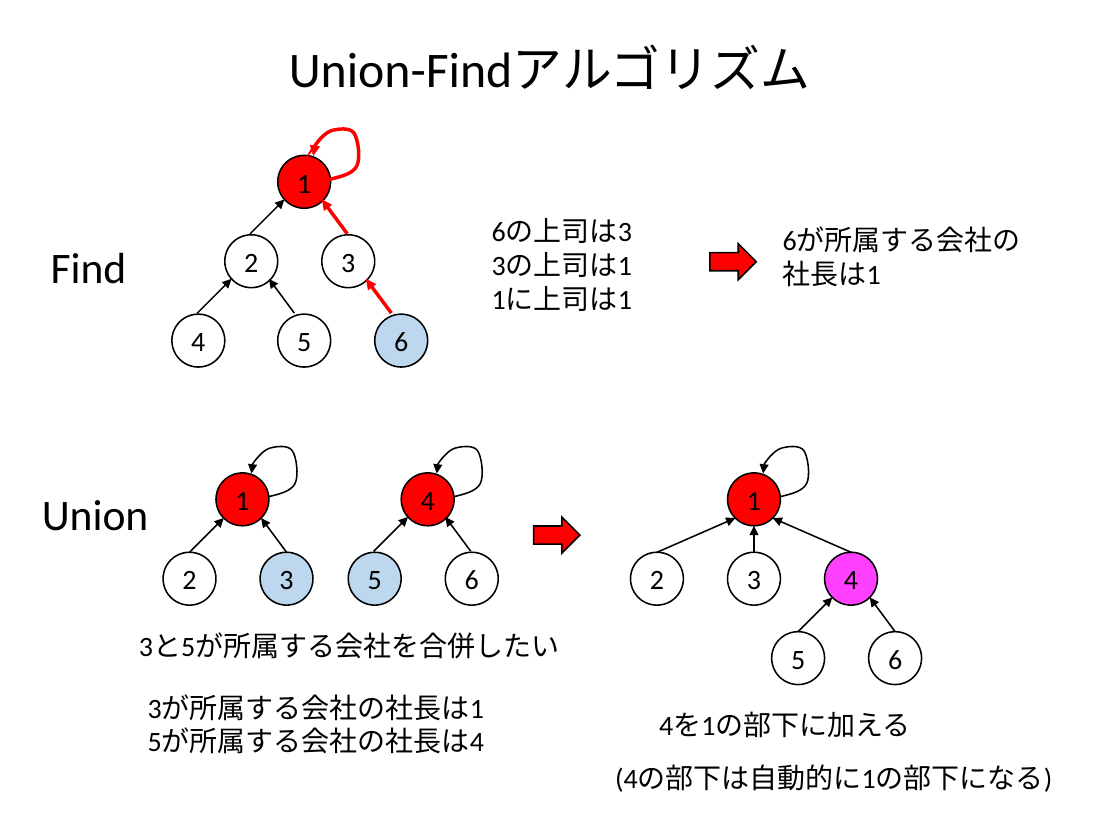
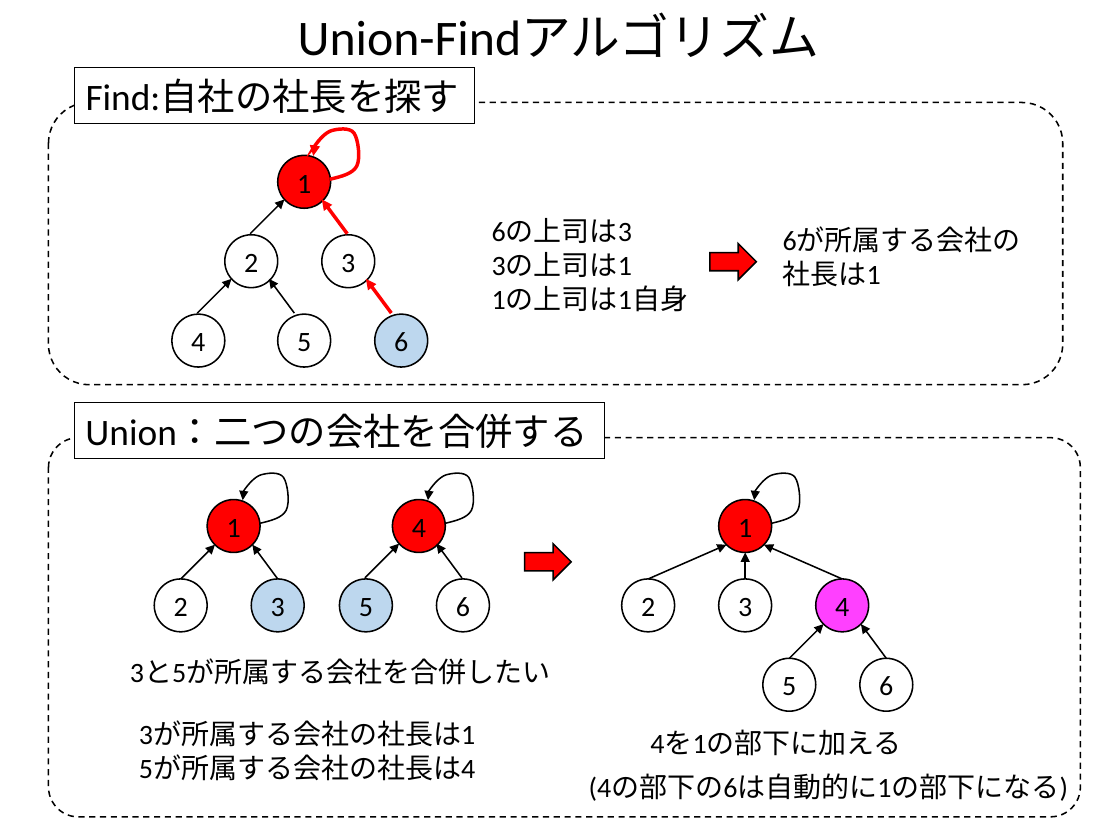
Before and after one commit to kaityo256/python_zero, a slide deck: slide 6 of random/fig/fig.pptx. Drawn at 1120x840 pixels with LibreOffice and Linux fonts; fonts in the diff are those of the drawing. Boxes give left, top, right and bottom in pixels: in the first picture for what was removed or moved away, otherwise in the second. Text is boxed around its words. In the diff, an @@ line names an element or a change of style, - is before the commit and + after.

Commit message:
Union-Findの画像修正

```diff
--- a/random/fig/fig.pptx
+++ b/random/fig/fig.pptx
@@ text "Union-Findアルゴリズム": place and size @@
-text "Union-Findアルゴリズム" at <box>289,46,810,89</box>
+text "Union-Findアルゴリズム" at <box>298,14,819,57</box>
@@ rectangle added at <box>75,67,475,123</box>, fill #FFFFFF, outline #000000 0.75 pt, 24 pt, text #000000 @@
+Find:自社の社長を探す
@@ rounded rectangle added at <box>48,103,1063,385</box>, outline #000000 1 pt dashed @@
@@ text removed at <box>51,252,127,284</box> @@
-Find
@@ text at <box>492,285,688,312</box>: text changed @@
-1に上司は1
+1の上司は1自身
@@ rectangle added at <box>75,402,605,458</box>, fill #FFFFFF, outline #000000 0.75 pt, 24 pt, text #000000 @@
+Union：二つの会社を合併する
@@ rounded rectangle added at <box>48,438,1080,818</box>, outline #000000 1 pt dashed @@
@@ text removed at <box>42,500,149,531</box> @@
-Union
@@ 12 ellipses, 9 arrows, 3 freeform shapes, 2 texts, 1 right arrow: place and size @@
-12 ellipses, 9 arrows, 3 freeform shapes, 2 texts, 1 right arrow at <box>139,447,922,754</box>
+12 ellipses, 9 arrows, 3 freeform shapes, 2 texts, 1 right arrow at <box>130,473,913,781</box>
@@ text "4を1の部下に加える": place and size @@
-text "4を1の部下に加える" at <box>659,712,911,738</box>
+text "4を1の部下に加える" at <box>650,730,902,756</box>
@@ text at <box>589,774,1069,801</box>: text changed @@
-(4の部下は自動的に1の部下になる)
+(4の部下の6は自動的に1の部下になる)
```
Also in this commit, not shown: 6 other files.
